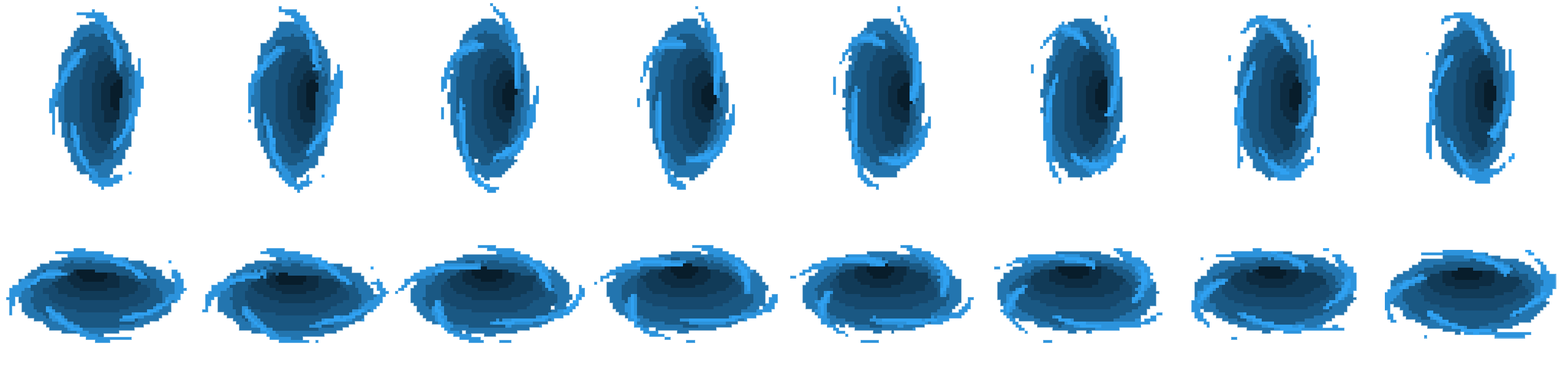
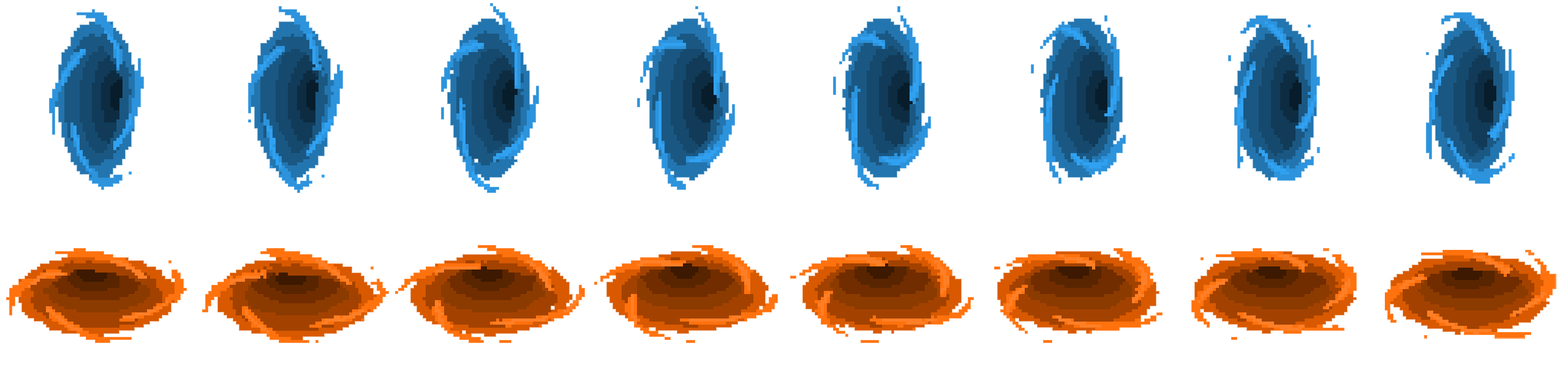
Two versions of the same layered image (1568px x 392px). Layer-by-layer changes:
pixels changed over [6,245,1557,343] (layer not identified)
